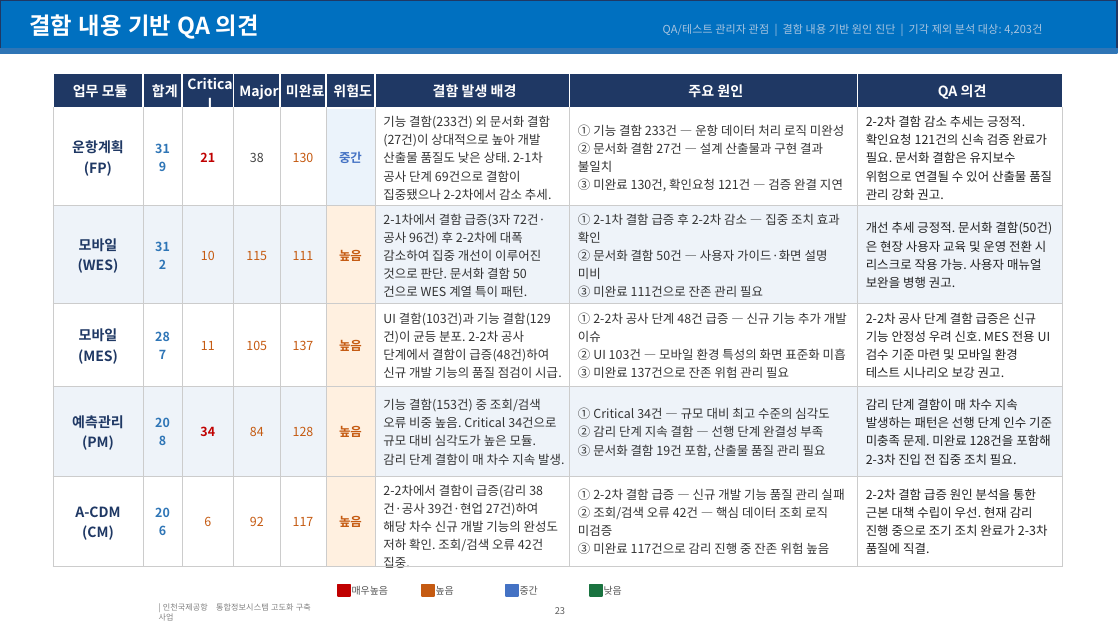
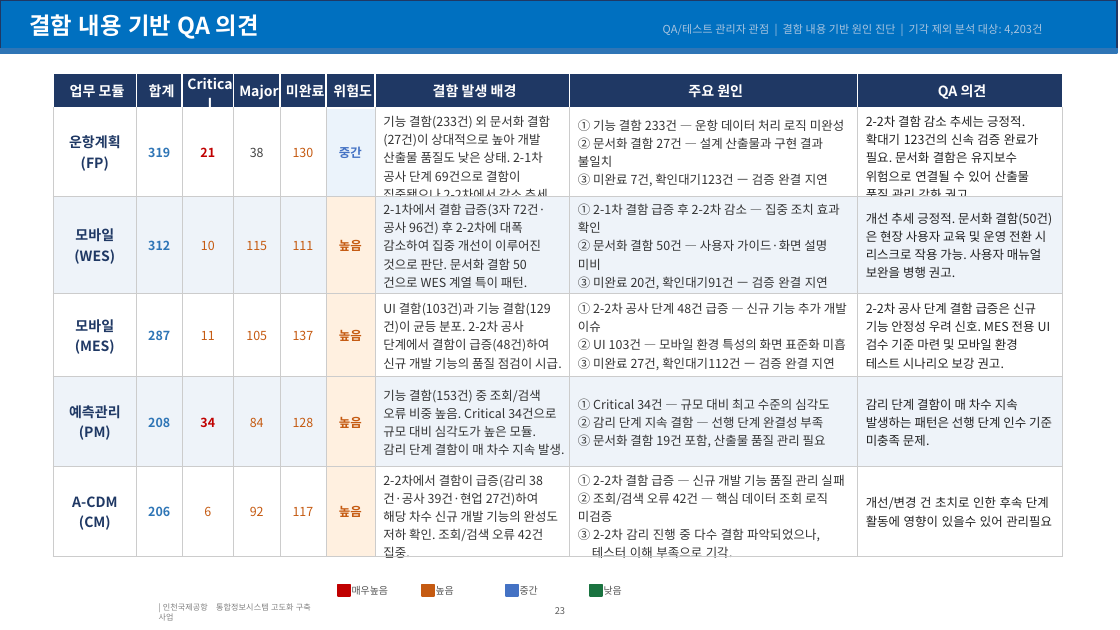
Before and after one commit to kechristal/iiac, a slide deck: slide 23 of 결함분석_종합보고서_최종.pptx. Drawn at 1120x630 pixels with LibreOffice and Linux fonts; fonts in the diff are those of the drawing; background and template pictures are left out. Boxes give left, top, right and bottom in pixels: in the first picture for what was removed or moved away, otherwise in the second. Text is boxed around its words. In the diff, an @@ line names an element or a change of style, - is before the commit and + after.

```diff
--- a/결함분석_종합보고서_최종.pptx
+++ b/결함분석_종합보고서_최종.pptx
@@ table at bbox=[53, 73, 1062, 625] @@
-row 2, column 8: ① 기능 결함 233건 — 운항 데이터 처리 로직 미완성 / ② 문서화 결함 27건 — 설계 산출물과 구현 결과 불일치 / ③ 미완료 130건, 확인요청 121건 — 검증 완결 지연
+row 2, column 8: ① 기능 결함 233건 — 운항 데이터 처리 로직 미완성 / ② 문서화 결함 27건 — 설계 산출물과 구현 결과 불일치 / ③ 미완료 7건, 확인대기123건 — 검증 완결 지연
-row 2, column 9: 2-2차 결함 감소 추세는 긍정적. 확인요청 121건의 신속 검증 완료가 필요. 문서화 결함은 유지보수 위험으로 연결될 수 있어 산출물 품질 관리 강화 권고.
+row 2, column 9: 2-2차 결함 감소 추세는 긍정적. 확대기 123건의 신속 검증 완료가 필요. 문서화 결함은 유지보수 위험으로 연결될 수 있어 산출물 품질 관리 강화 권고.
-row 3, column 8: ① 2-1차 결함 급증 후 2-2차 감소 — 집중 조치 효과 확인 / ② 문서화 결함 50건 — 사용자 가이드·화면 설명 미비 / ③ 미완료 111건으로 잔존 관리 필요
+row 3, column 8: ① 2-1차 결함 급증 후 2-2차 감소 — 집중 조치 효과 확인 / ② 문서화 결함 50건 — 사용자 가이드·화면 설명 미비 / ③ 미완료 20건, 확인대기91건 — 검증 완결 지연
-row 4, column 8: ① 2-2차 공사 단계 48건 급증 — 신규 기능 추가 개발 이슈 / ② UI 103건 — 모바일 환경 특성의 화면 표준화 미흡 / ③ 미완료 137건으로 잔존 위험 관리 필요
+row 4, column 8: ① 2-2차 공사 단계 48건 급증 — 신규 기능 추가 개발 이슈 / ② UI 103건 — 모바일 환경 특성의 화면 표준화 미흡 / ③ 미완료 27건, 확인대기112건 — 검증 완결 지연
-row 5, column 9: 감리 단계 결함이 매 차수 지속 발생하는 패턴은 선행 단계 인수 기준 미충족 문제. 미완료 128건을 포함해 2-3차 진입 전 집중 조치 필요.
+row 5, column 9: 감리 단계 결함이 매 차수 지속 발생하는 패턴은 선행 단계 인수 기준 미충족 문제.
-row 6, column 8: ① 2-2차 결함 급증 — 신규 개발 기능 품질 관리 실패 / ② 조회/검색 오류 42건 — 핵심 데이터 조회 로직 미검증 / ③ 미완료 117건으로 감리 진행 중 잔존 위험 높음
+row 6, column 8: ① 2-2차 결함 급증 — 신규 개발 기능 품질 관리 실패 / ② 조회/검색 오류 42건 — 핵심 데이터 조회 로직 미검증 / ③ 2-2차 감리 진행 중 다수 결함 파악되었으나, / 테스터 이해 부족으로 기각.
-row 6, column 9: 2-2차 결함 급증 원인 분석을 통한 근본 대책 수립이 우선. 현재 감리 진행 중으로 조기 조치 완료가 2-3차 품질에 직결.
+row 6, column 9: 개선/변경 건 초치로 인한 후속 단계 활동에 영향이 있을수 있어 관리필요
```
Also in this commit, not shown: 15 other slides changed, 1 other file.
